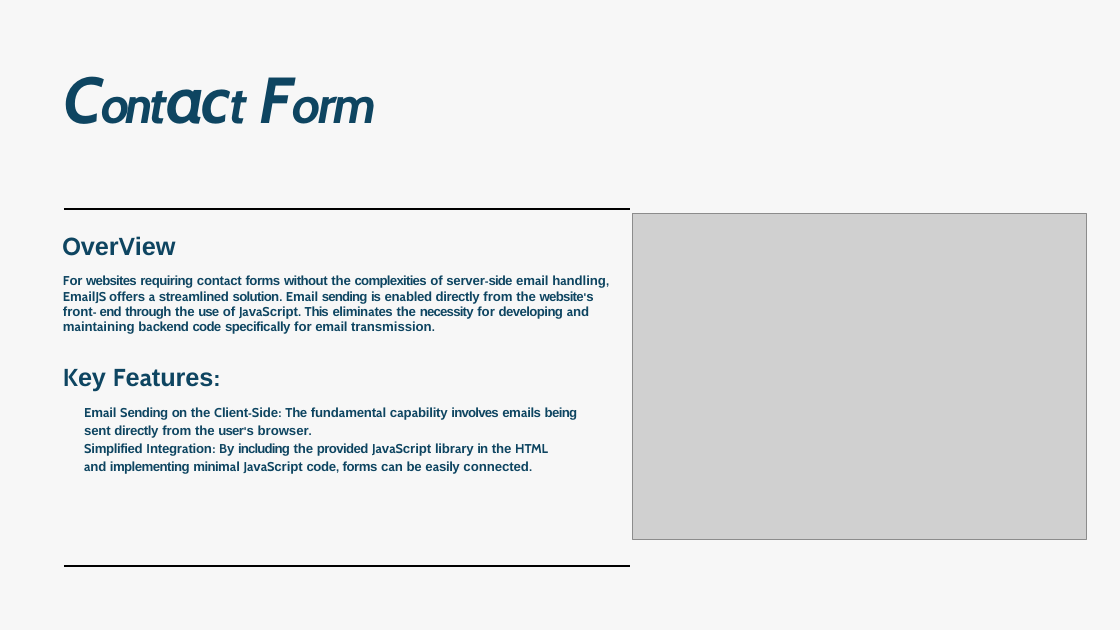
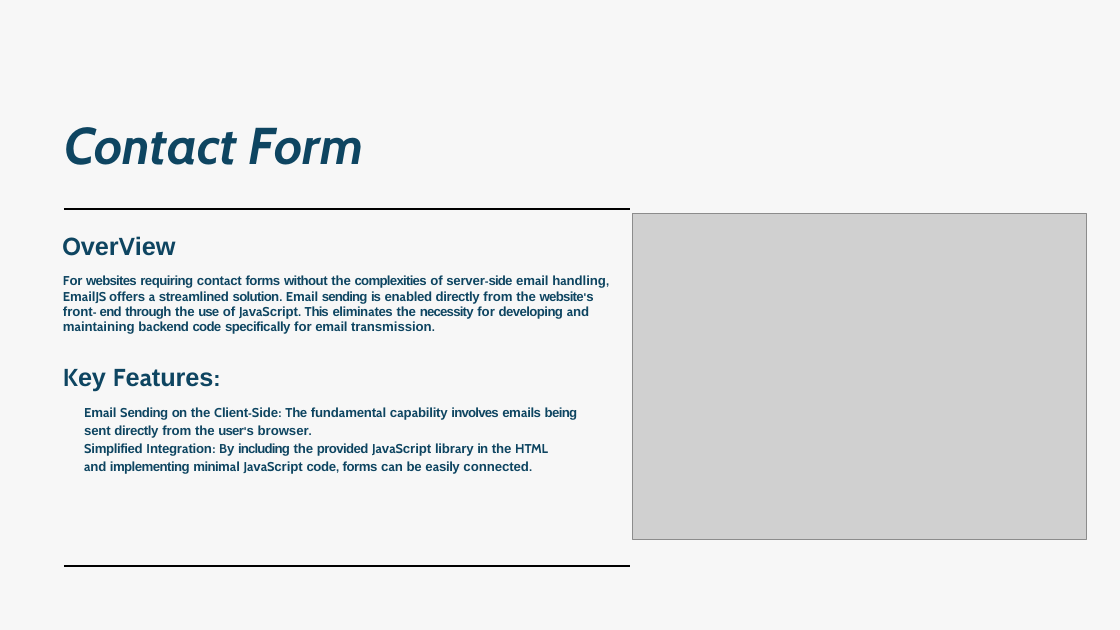
Before and after one commit to seif-mohamed-kamal/DEPI_1, a slide deck: slide 8 of FInal project/documentation/Project_Presentation.pptx. Drawn at 1120x630 pixels with LibreOffice and Linux fonts; fonts in the diff are those of the drawing; grey boxes stand for pictures; background and template pictures are left out. Boxes give left, top, right and bottom in pixels: in the first picture for what was removed or moved away, otherwise in the second. Text is boxed around its words. In the diff, an @@ line names an element or a change of style, - is before the commit and + after.

```diff
--- a/FInal project/documentation/Project_Presentation.pptx
+++ b/FInal project/documentation/Project_Presentation.pptx
@@ title "Contact Form" moved from (x1=63, y1=46, x2=511, y2=139) to (x1=64, y1=127, x2=364, y2=165) @@
@@ title "Contact Form" at (x1=64, y1=127, x2=364, y2=165): size 83.5 to 66.5 pt in "Contact Form"; size 85 to 66.5 pt, letter spacing -5.1 to 0 pt in "Contact"; letter spacing -3 to 0 pt in "Form" @@
```
Also in this commit, not shown: 8 other slides changed, 1 slide added, 1 slide removed, 22 other files.
